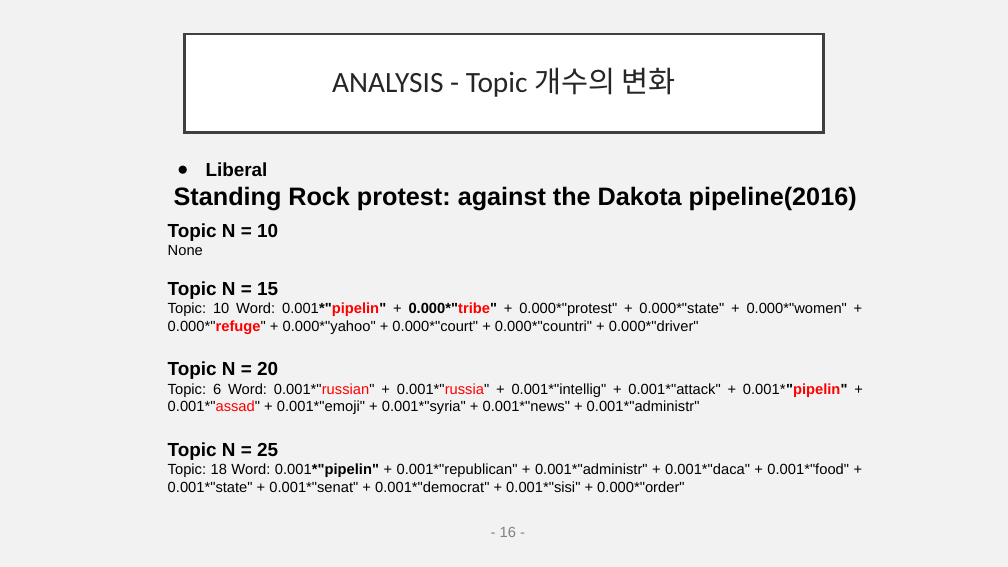
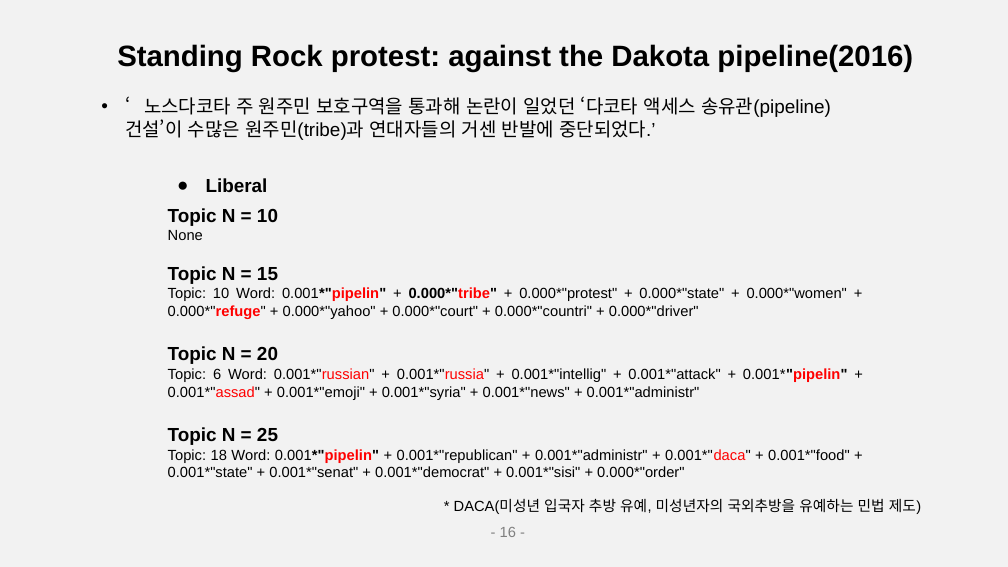
Before and after one commit to EJLEE5826/American_News_Topic_Modeling-using_LDA, a slide deck: slide 17 of final_pptNLP.pptx. Drawn at 1008x567 pixels with LibreOffice and Linux fonts; fonts in the diff are those of the drawing. Boxes give left, top, right and bottom in pixels: in the first picture for what was removed or moved away, otherwise in the second. Text is boxed around its words. In the diff, an @@ line names an element or a change of style, - is before the commit and + after.

```diff
--- a/final_pptNLP.pptx
+++ b/final_pptNLP.pptx
@@ text added at (117, 44, 913, 72), 28 pt, text #000000, bold @@
+Standing Rock protest: against the Dakota pipeline(2016)
@@ title removed at (185, 34, 823, 132) @@
-ANALYSIS - Topic 개수의 변화
@@ text added at (125, 96, 831, 140), 18 pt, text #000000 @@
+• ‘노스다코타 주 원주민 보호구역을 통과해 논란이 일었던 ‘다코타 액세스 송유관(pipeline) 건설’이 수많은 원주민(tribe)과 연대자들의 거센 반발에 중단되었다.’
@@ text "Liberal": place and size @@
-text "Liberal" at (168, 162, 857, 492)
+text "Liberal" at (168, 178, 850, 477)
@@ text at (174, 186, 857, 211): paragraph removed @@
-Standing Rock protest: against the Dakota pipeline(2016)
@@ text at (168, 449, 850, 477): text colour #000000 to #FF0000 in "0.001*"pipelin" 0.001*"daca"" @@
@@ text added at (454, 499, 921, 514), 14 pt, text #000000 @@
+* DACA(미성년 입국자 추방 유예, 미성년자의 국외추방을 유예하는 민법 제도)
```
Also in this commit, not shown: 17 other slides changed, 1 slide added, 1 other file.
